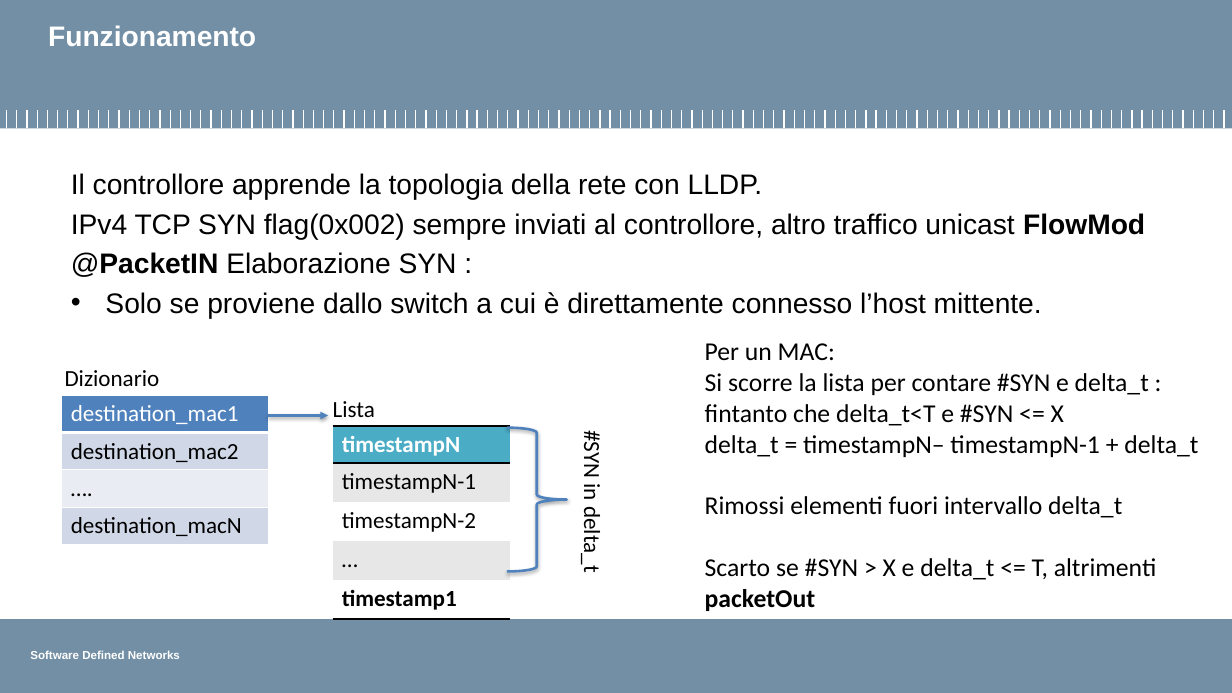
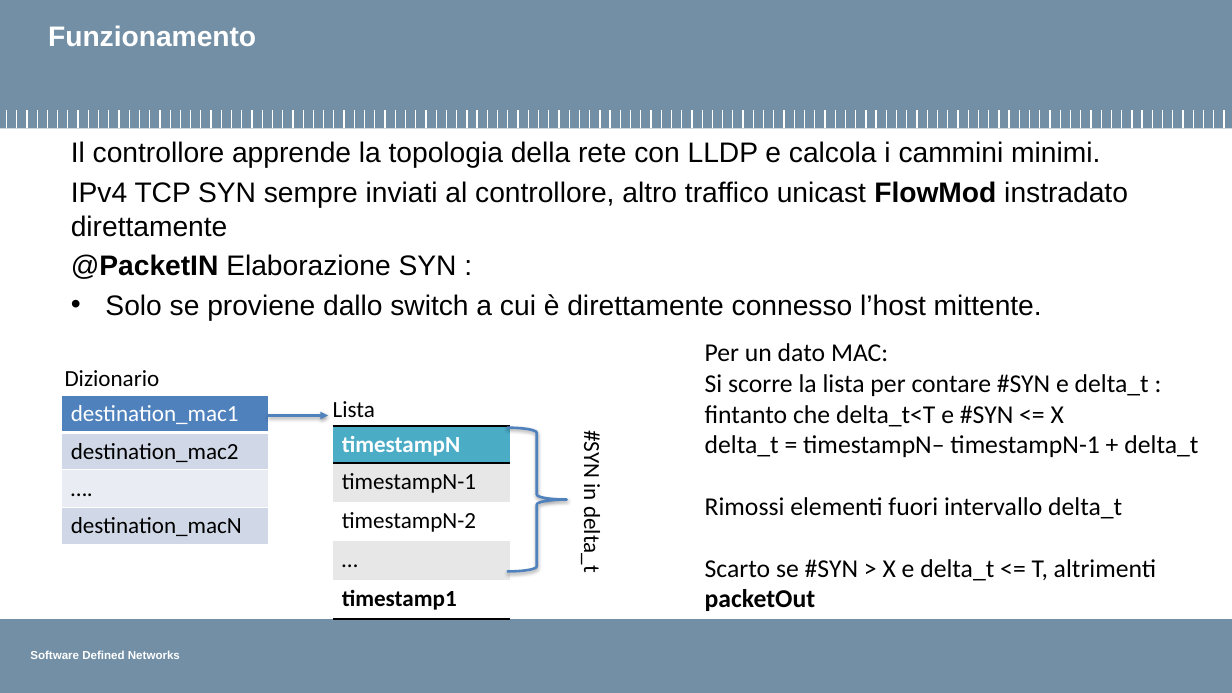
Before and after one commit to pierluigigrossi/progetto-SDN, a slide deck: slide 7 of intermedia8.pptx. Drawn at 1232x693 pixels with LibreOffice and Linux fonts; fonts in the diff are those of the drawing; background and template pictures are left out. Boxes give left, top, right and bottom in pixels: in the first picture for what was removed or moved away, otherwise in the second. Text is boxed around its words. In the diff, an @@ line names an element or a change of style, - is before the commit and + after.

```diff
--- a/intermedia8.pptx
+++ b/intermedia8.pptx
@@ text "Il controllore apprende la topologia ...": place and size @@
-text "Il controllore apprende la topologia ..." at (71, 173, 1145, 319)
+text "Il controllore apprende la topologia ..." at (71, 141, 1128, 321)
@@ text at (71, 141, 1128, 237): text changed @@
-Il controllore apprende la topologia della rete con LLDP.
-IPv4 TCP SYN flag(0x002) sempre inviati al controllore, altro traffico unicast FlowMod
+Il controllore apprende la topologia della rete con LLDP e calcola i cammini minimi.
+IPv4 TCP SYN sempre inviati al controllore, altro traffico unicast FlowMod instradato direttamente
@@ text at (705, 343, 888, 362): text changed @@
-Per un MAC:
+Per un dato MAC:
```
Also in this commit, not shown: 3 other slides changed, 2 slides added, 1 slide removed, 1 other file.
